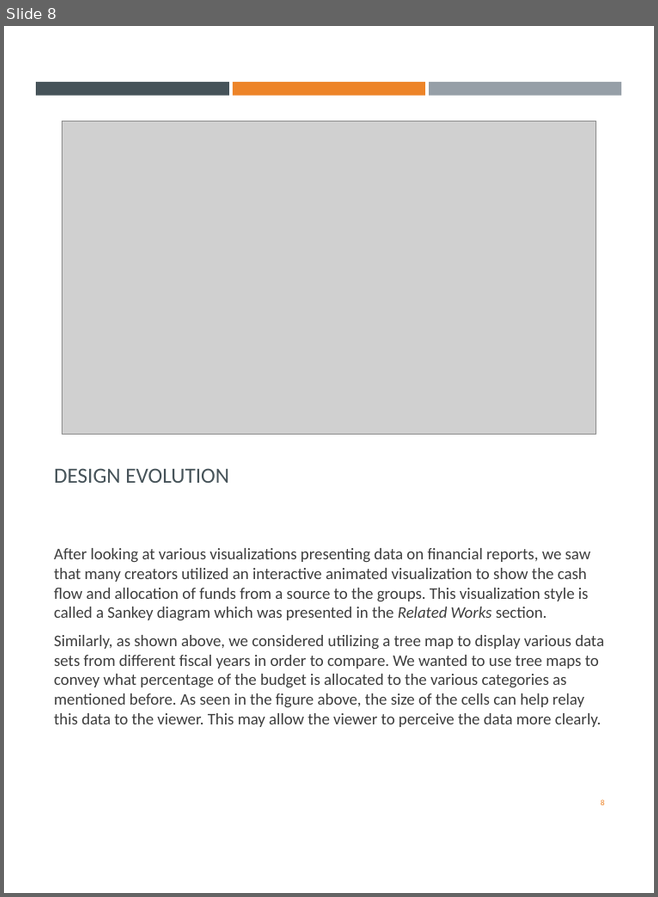
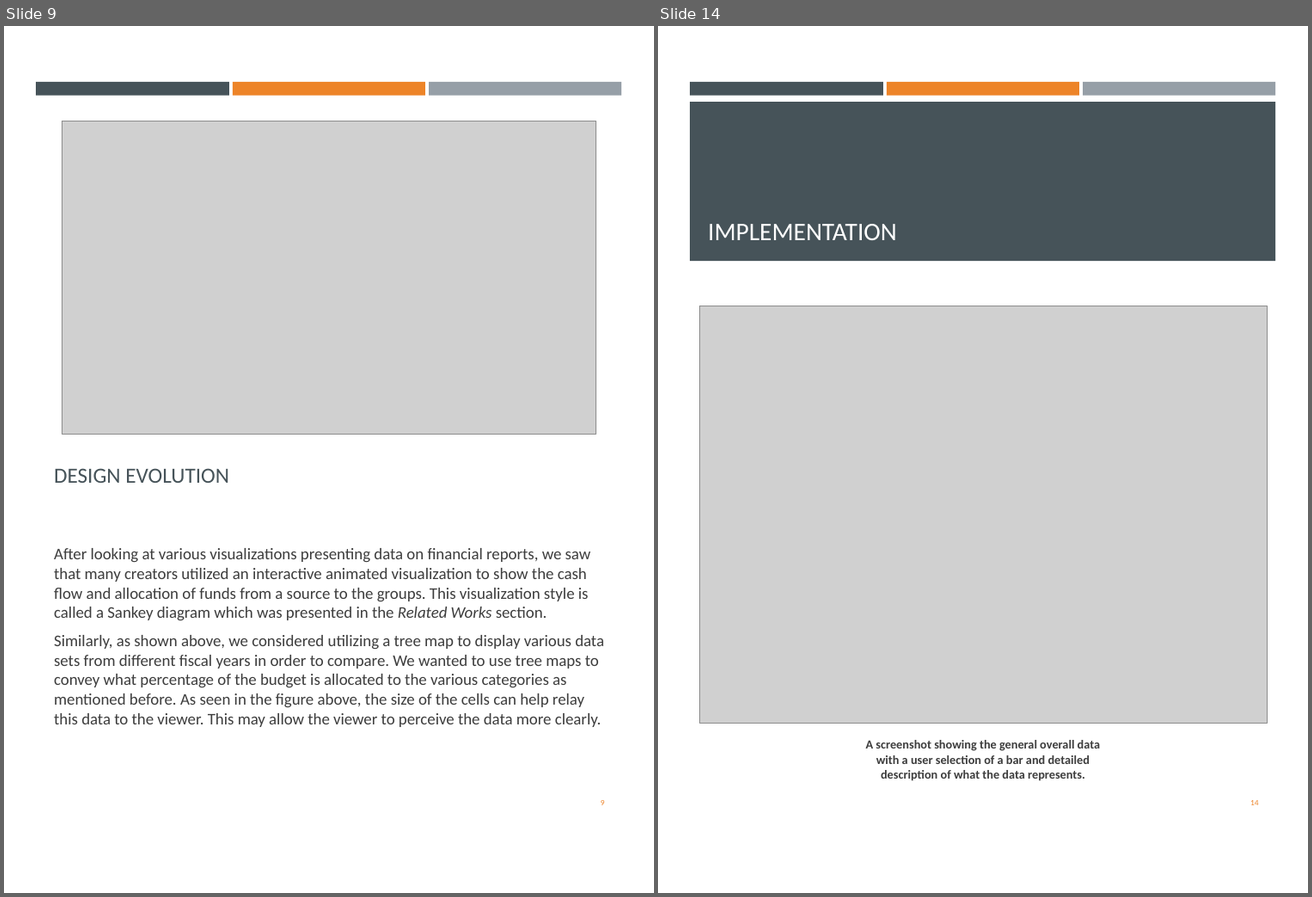
Before and after one commit to cs480x-21c/final, a slide deck: ProcessBook.pptx. Shown side by side, each under a label of ours: slide 8 before the commit, slides 9 and 14 after it; the slides between them are not shown. The pictures are 658x897 and 1312x897 pixels, drawn with LibreOffice and Linux fonts; fonts in the diff are those of the drawing; grey boxes stand for pictures. Boxes give left, top, right and bottom in pixels: in the first picture for what was removed or moved away, otherwise in the second. Text is boxed around its words. In the diff, an @@ line names an element or a change of style, - is before the commit and + after.

```diff
--- a/ProcessBook.pptx
+++ b/ProcessBook.pptx
@@ slide 14 added at box(658, 26, 1308, 893), background #FFFFFF; not listed: 3 template elements that a slide beside it also shows @@
@@ rectangle added at box(690, 102, 1276, 261), fill #465359 @@
@@ title added at box(708, 224, 897, 240), 21 pt, text #FFFFFF @@
+IMPLEMENTATION
@@ picture added at box(699, 306, 1268, 723) @@
@@ text added at box(866, 740, 1100, 781), 10.2 pt, text #3D3D3D, bold @@
+A screenshot showing the general overall data with a user selection of a bar and detailed description of what the data represents.
@@ page number added at box(1251, 800, 1258, 805), 6.8 pt, text #ED8428 @@
+14
@@ what was slide 8 is now slide 9 @@
@@ page number at box(601, 800, 605, 805): text changed @@
-8
+9
```
Also in this commit, not shown: 3 slides changed, 10 other slides added, 1 slide removed.
